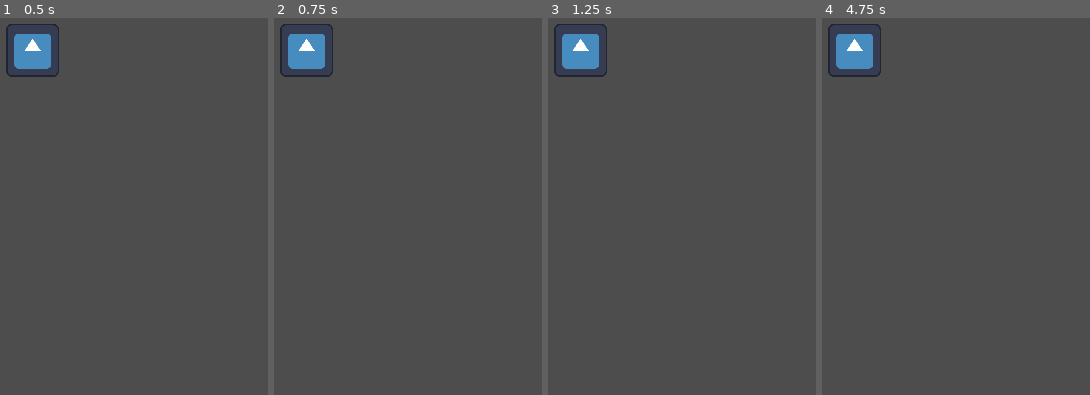
Above: before the commit, frames 1-4 (left to right).
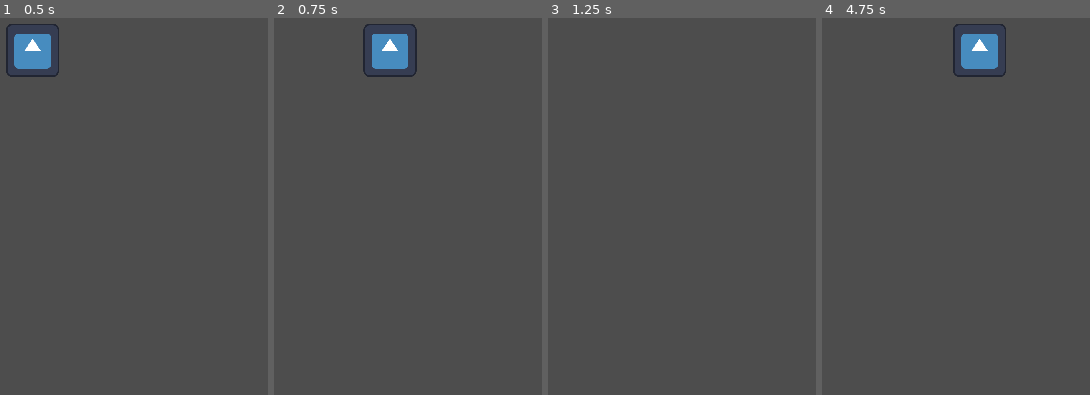
Above: after the commit, the same moments.

Repository: matiaschapa/protester-game
Game: Godot game, scene res://juego-principal.tscn
The game is run twice, just before and just after one commit, with the same random seed, the same clock (stepped at 60 frames per second) and the same inputs. The engine's default icon, where the game draws it, is replaced by a stand-in: a white triangle on a blue panel in a dark square.
Inputs:
- Up to frame 1 (0.5 s): no input
- Up to frame 2 (0.75 s): tap Enter at 0.5 s; hold D (derecha, bound only after the commit) from 0.53 s (still down)
- Up to frame 3 (1.25 s): keep holding D (derecha, bound only after the commit)
- Up to frame 4 (4.75 s): release D (derecha, bound only after the commit) at 1.28 s; hold S (abajo, bound only after the commit) 1.28-2.03 s; tap Space at 2, 3.5 s; hold D (derecha, bound only after the commit) 2.03-2.78 s; tap Enter at 2.75, 4.25 s; hold Up (arriba, bound only after the commit) 2.78-3.53 s; hold A (izquierda, bound only after the commit) from 3.53 s (still down)

Frame 1 is identical in both runs. In frame 2, 3.1% of the frame differs, in the area x 2-54%, y 1-16%; in frame 3, 1.6%; in frame 4, 3.1%.

Commit message:
movimiento

Diff:
--- a/Scripts/personaje.gd
+++ b/Scripts/personaje.gd
@@ -1 +1,16 @@
 extends CharacterBody2D
+var velocidad = 1000
+
+func _process(delta):
+
+	if Input.is_action_pressed("arriba"):
+		position.y -= velocidad * delta
+
+	if Input.is_action_pressed("abajo"):
+		position.y += velocidad * delta
+
+	if Input.is_action_pressed("izquierda"):
+		position.x -= velocidad * delta
+
+	if Input.is_action_pressed("derecha"):
+		position.x += velocidad * delta
--- a/project.godot
+++ b/project.godot
@@ -23,6 +23,33 @@
 window/stretch/mode="canvas_items"
 window/handheld/orientation=1
 
+[input]
+
+arriba={
+"deadzone": 0.5,
+"events": [Object(InputEventKey,"resource_local_to_scene":false,"resource_name":"","device":0,"window_id":0,"alt_pressed":false,"shift_pressed":false,"ctrl_pressed":false,"meta_pressed":false,"pressed":false,"keycode":0,"physical_keycode":4194320,"key_label":0,"unicode":0,"location":0,"echo":false,"script":null)
+, Object(InputEventKey,"resource_local_to_scene":false,"resource_name":"","device":0,"window_id":0,"alt_pressed":false,"shift_pressed":false,"ctrl_pressed":false,"meta_pressed":false,"pressed":false,"keycode":0,"physical_keycode":87,"key_label":0,"unicode":0,"location":0,"echo":false,"script":null)
+]
+}
+abajo={
+"deadzone": 0.5,
+"events": [Object(InputEventKey,"resource_local_to_scene":false,"resource_name":"","device":-1,"window_id":0,"alt_pressed":false,"shift_pressed":false,"ctrl_pressed":false,"meta_pressed":false,"pressed":false,"keycode":0,"physical_keycode":83,"key_label":0,"unicode":115,"location":0,"echo":false,"script":null)
+, Object(InputEventKey,"resource_local_to_scene":false,"resource_name":"","device":-1,"window_id":0,"alt_pressed":false,"shift_pressed":false,"ctrl_pressed":false,"meta_pressed":false,"pressed":false,"keycode":0,"physical_keycode":4194322,"key_label":0,"unicode":0,"location":0,"echo":false,"script":null)
+]
+}
+izquierda={
+"deadzone": 0.5,
+"events": [Object(InputEventKey,"resource_local_to_scene":false,"resource_name":"","device":-1,"window_id":0,"alt_pressed":false,"shift_pressed":false,"ctrl_pressed":false,"meta_pressed":false,"pressed":false,"keycode":0,"physical_keycode":65,"key_label":0,"unicode":97,"location":0,"echo":false,"script":null)
+, Object(InputEventKey,"resource_local_to_scene":false,"resource_name":"","device":-1,"window_id":0,"alt_pressed":false,"shift_pressed":false,"ctrl_pressed":false,"meta_pressed":false,"pressed":false,"keycode":0,"physical_keycode":4194319,"key_label":0,"unicode":0,"location":0,"echo":false,"script":null)
+]
+}
+derecha={
+"deadzone": 0.5,
+"events": [Object(InputEventKey,"resource_local_to_scene":false,"resource_name":"","device":-1,"window_id":0,"alt_pressed":false,"shift_pressed":false,"ctrl_pressed":false,"meta_pressed":false,"pressed":false,"keycode":0,"physical_keycode":68,"key_label":0,"unicode":100,"location":0,"echo":false,"script":null)
+, Object(InputEventKey,"resource_local_to_scene":false,"resource_name":"","device":-1,"window_id":0,"alt_pressed":false,"shift_pressed":false,"ctrl_pressed":false,"meta_pressed":false,"pressed":false,"keycode":0,"physical_keycode":4194321,"key_label":0,"unicode":0,"location":0,"echo":false,"script":null)
+]
+}
+
 [rendering]
 
 textures/canvas_textures/default_texture_filter=0
Not shown: 1 places in juego-principal.tscn that only renumber resources
Not shown: 1 places in menu.tscn that only renumber resources
Not shown: 1 places in personaje.tscn that only renumber resources
